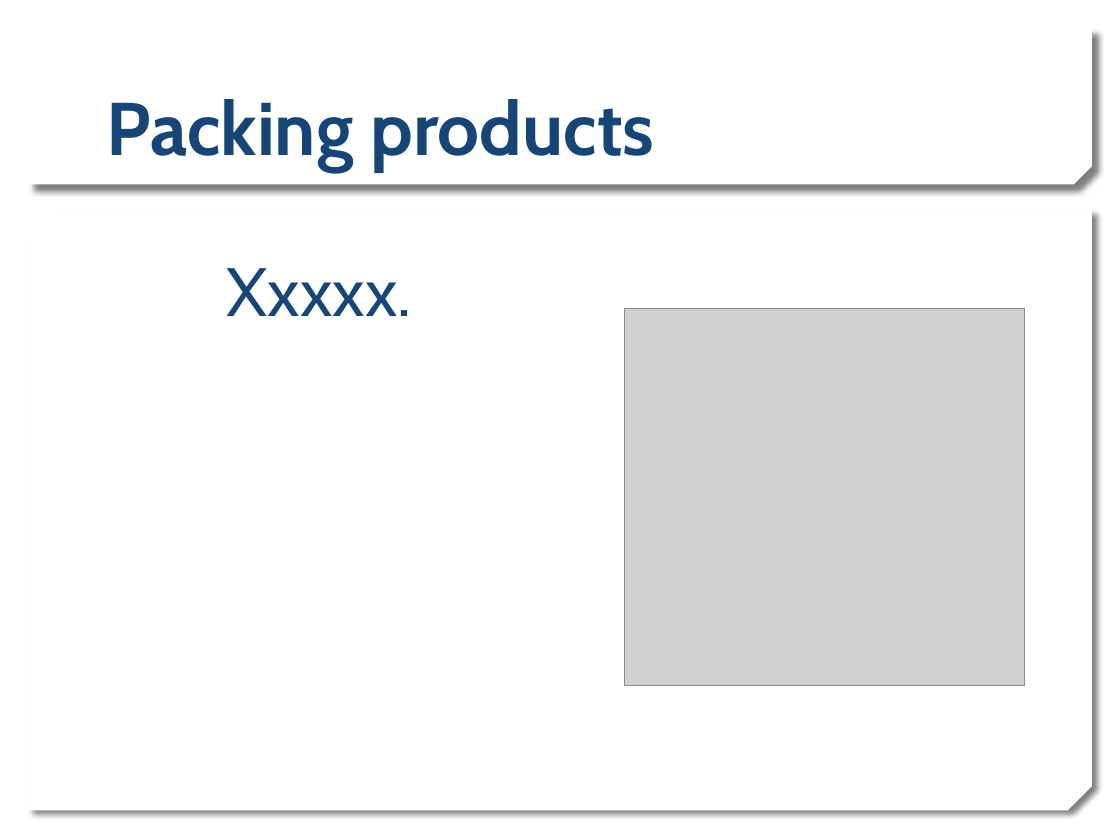
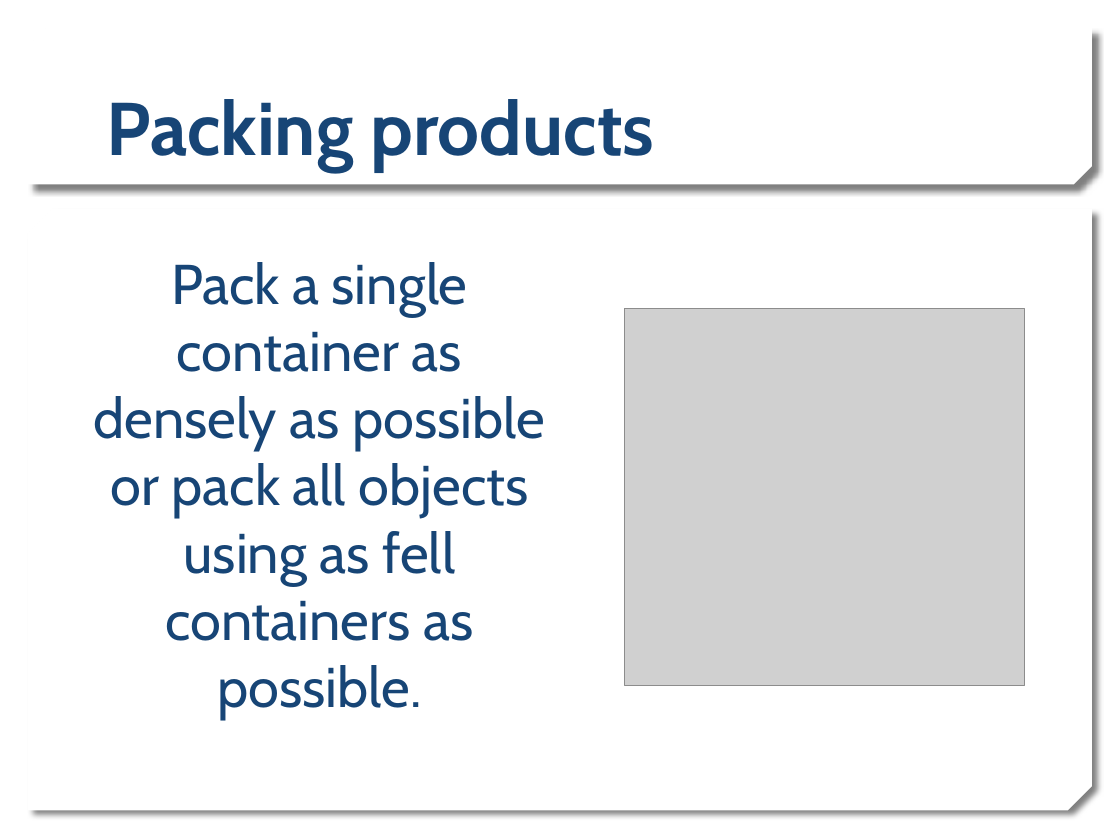
Before and after one commit to rirypheng/dynamic-programming, a slide deck: slide 4 of DP - Warehouse Problem.pptx. Drawn at 1120x840 pixels with LibreOffice and Linux fonts; fonts in the diff are those of the drawing; grey boxes stand for pictures; background and template pictures are left out. Boxes give left, top, right and bottom in pixels: in the first picture for what was removed or moved away, otherwise in the second. Text is boxed around its words. In the diff, an @@ line names an element or a change of style, - is before the commit and + after.

```diff
--- a/DP - Warehouse Problem.pptx
+++ b/DP - Warehouse Problem.pptx
@@ text at (93,262,545,719): text changed; size 44 to 36 pt @@
-Xxxxx.
+Pack a single container as densely as possible or pack all objects using as fell containers as possible.
```
Also in this commit, not shown: 3 other slides changed, 1 slide added, 1 slide removed.
